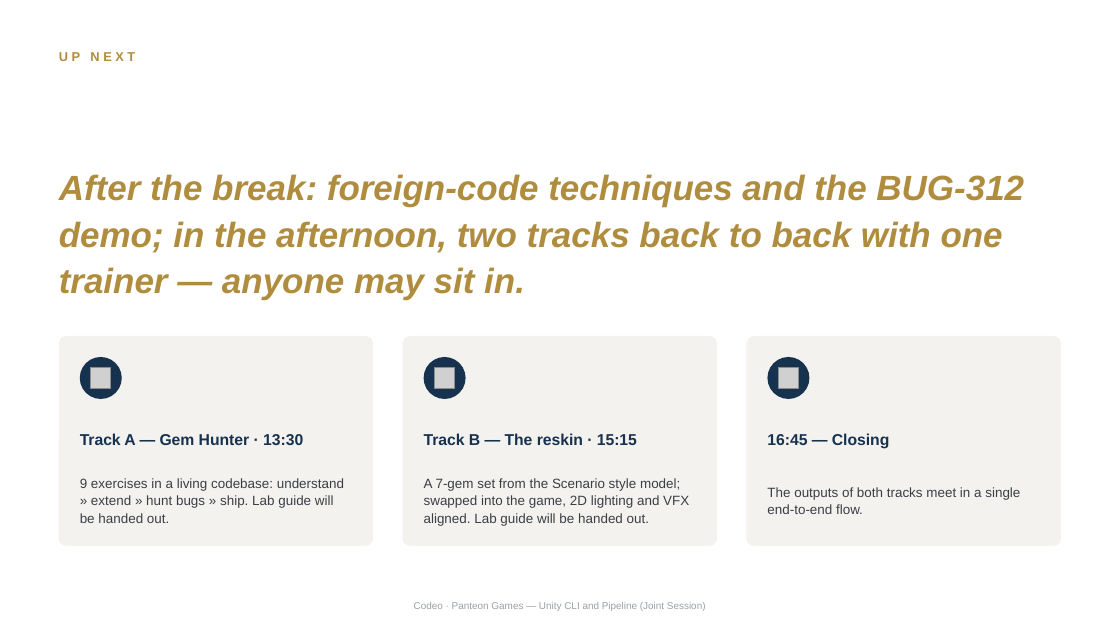
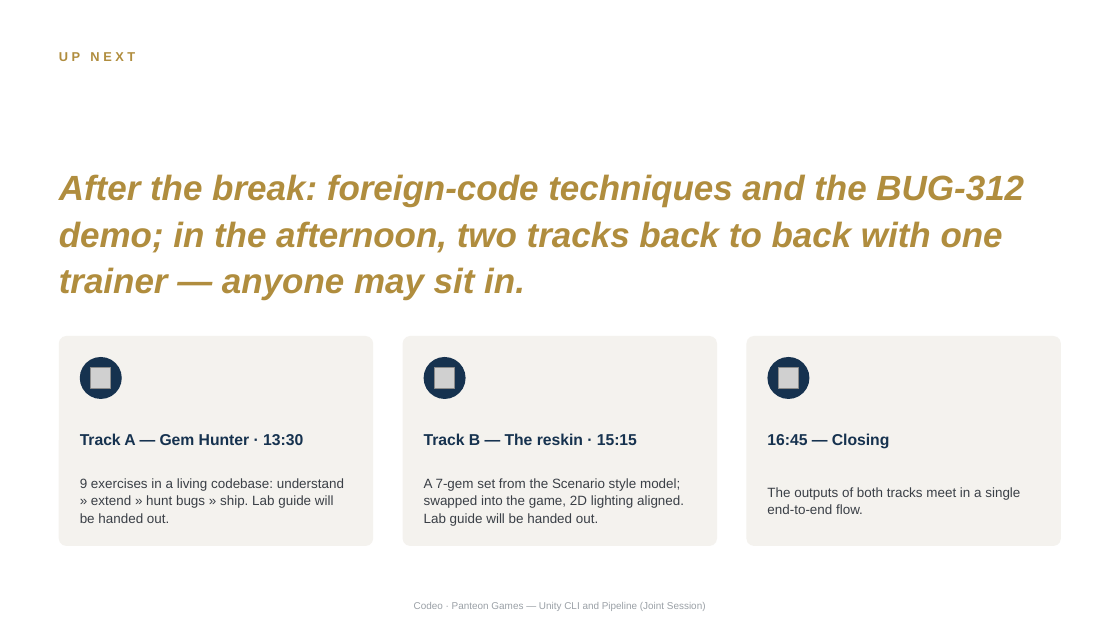
Before and after one commit to thickiran/panteon-workshop-materials, a slide deck: slide 9 of single_day/slides/02_unity_cli_from_scratch.pptx. Drawn at 1120x630 pixels with LibreOffice and Linux fonts; fonts in the diff are those of the drawing; grey boxes stand for pictures. Boxes give left, top, right and bottom in pixels: in the first picture for what was removed or moved away, otherwise in the second. Text is boxed around its words. In the diff, an @@ line names an element or a change of style, - is before the commit and + after.

```diff
--- a/single_day/slides/02_unity_cli_from_scratch.pptx
+++ b/single_day/slides/02_unity_cli_from_scratch.pptx
@@ text at (x1=424, y1=478, x2=684, y2=526): text changed @@
-A 7-gem set from the Scenario style model; swapped into the game, 2D lighting and VFX aligned. Lab guide will be handed out.
+A 7-gem set from the Scenario style model; swapped into the game, 2D lighting aligned. Lab guide will be handed out.
```
Also in this commit, not shown: 4 other files.
